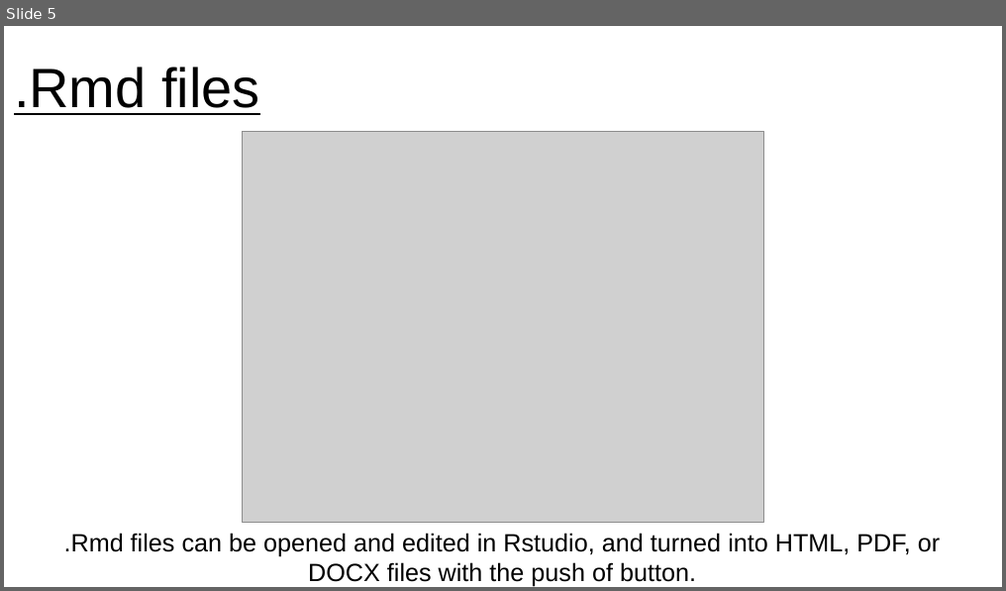
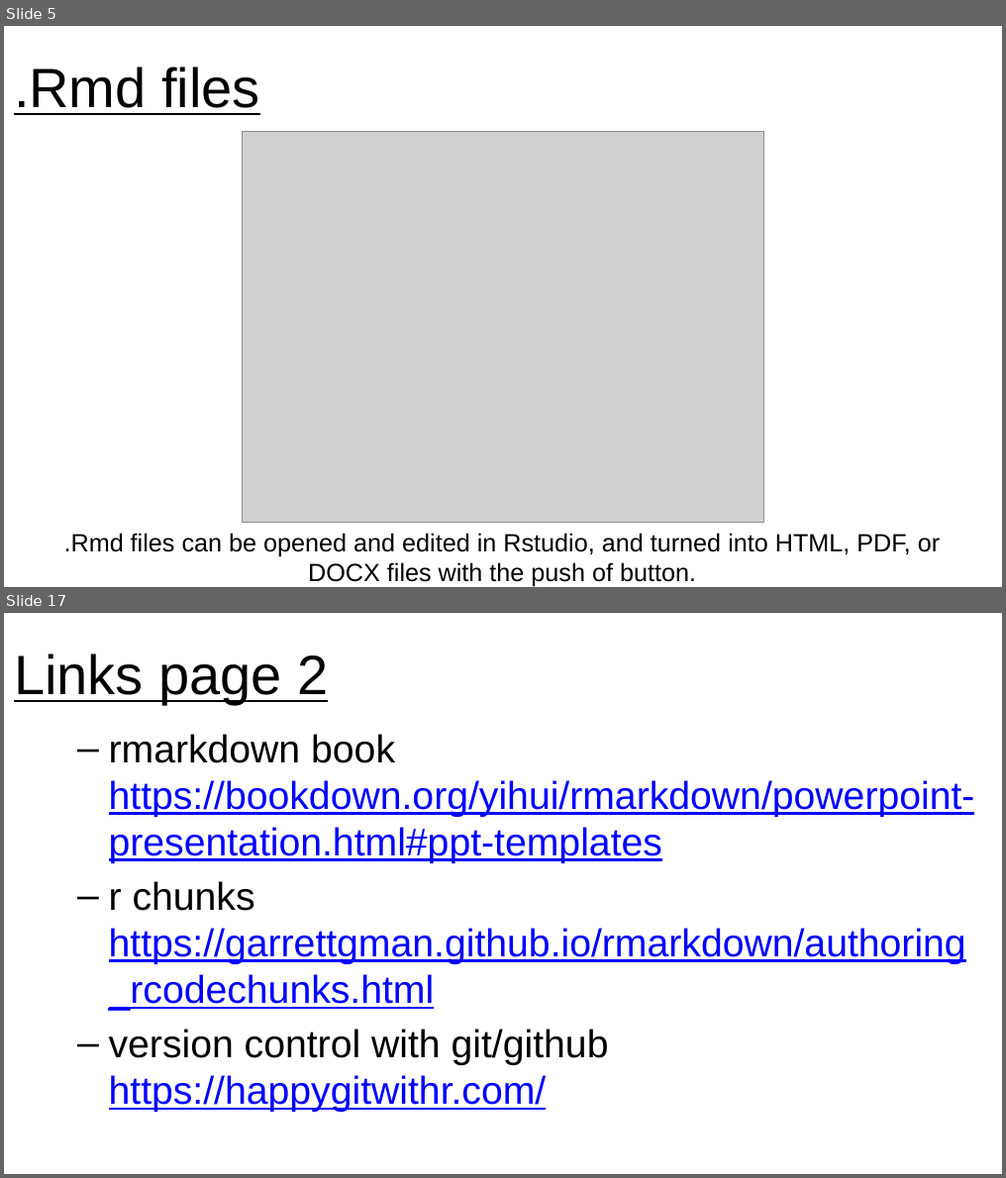
Before and after one commit to jennahamlin/GiGte, a slide deck: GiGte.pptx. Shown one above the other, each under a label of ours: slide 5 before the commit, slides 5 and 17 after it; the slides between them are not shown. The pictures are 1006x591 and 1006x1178 pixels, drawn with LibreOffice and Linux fonts; fonts in the diff are those of the drawing; grey boxes stand for pictures. Boxes give left, top, right and bottom in pixels: in the first picture for what was removed or moved away, otherwise in the second. Text is boxed around its words. In the diff, an @@ line names an element or a change of style, - is before the commit and + after.

```diff
--- a/GiGte.pptx
+++ b/GiGte.pptx
@@ slide 17 added at [4,613,1002,1174], background #FFFFFF @@
@@ title added at [14,654,328,704], 40 pt, text #000000, underline @@
+Links page 2
@@ text added at [109,734,975,1112], 28 pt, text #0000FF, underline @@
+  – rmarkdown book https://bookdown.org/yihui/rmarkdown/powerpoint-presentation.html#ppt-templates
+  – r chunks https://garrettgman.github.io/rmarkdown/authoring_rcodechunks.html
+  – version control with git/github https://happygitwithr.com/
```
Also in this commit, not shown: 11 slides changed, 3 other slides added, 1 other file.
